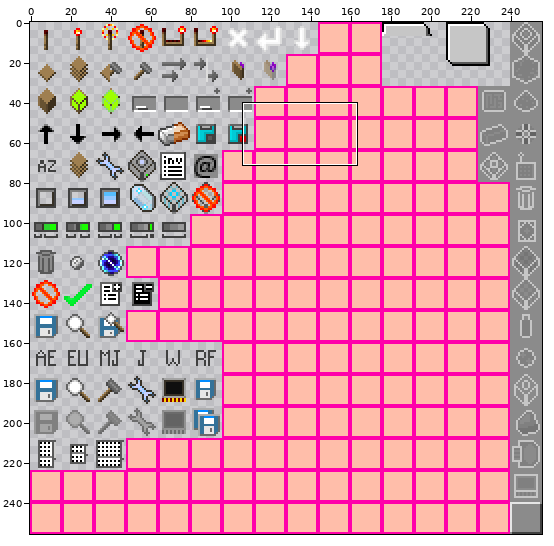
Two versions of one sprite sheet, src/main/resources/assets/appliedenergistics2/textures/guis/states.png. The first picture is a wide view before the edit; the outline marks the close-up.
Close-up. Earlier state:
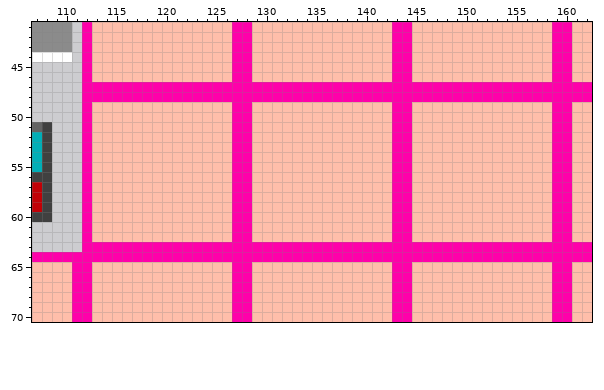
The file is 256x256 pixels. Colours within 5 levels of each other are drawn and written as one. Shown: x 107..162, y 41..70.
After the commit:
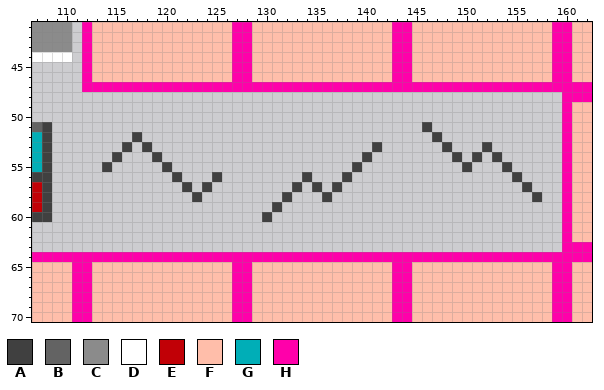
Palette (. is transparent): A #404040  B #636363  C #8b8b8b  D #ffffff  E #c10006  F #ffbeaa  G #00aeb7  H #ff00aa
The exact change:
Colour A replaces colour F in row 51 at x 146; in row 52 at x 117 and 147; in row 53 at x 116, 118, 141, 148 and 152; in row 54 at x 115, 119, 140, 149, 151 and 153; in row 55 at x 114, 120, 139, 150 and 154; in row 56 at x 121, 125, 134, 138 and 155.
Colour A replaces colour F in row 57 at x 122, 124, 133, 135, 137 and 156; in row 58 at x 123, 132, 136 and 157; in row 59 at x 131; in row 60 at x 130.
The edit erases colour F in rows 49 to 50 at x 113 to 126, 129 to 142 and 145 to 158; in row 51 at x 113 to 126, 129 to 142, 145 and 147 to 158; in row 52 at x 113 to 116, 118 to 126, 129 to 142, 145 to 146 and 148 to 158; in row 53 at x 113 to 115, 117, 119 to 126, 129 to 140, 142, 145 to 147, 149 to 151 and 153 to 158; in row 54 at x 113 to 114, 116 to 118, 120 to 126, 129 to 139, 141 to 142, 145 to 148, 150, 152 and 154 to 158; in row 55 at x 113, 115 to 119, 121 to 126, 129 to 138, 140 to 142, 145 to 149, 151 to 153 and 155 to 158.
The edit erases colour F in row 56 at x 113 to 120, 122 to 124, 126, 129 to 133, 135 to 137, 139 to 142, 145 to 154 and 156 to 158; in row 57 at x 113 to 121, 123, 125 to 126, 129 to 132, 134, 136, 138 to 142, 145 to 155 and 157 to 158; in row 58 at x 113 to 122, 124 to 126, 129 to 131, 133 to 135, 137 to 142, 145 to 156 and 158; in row 59 at x 113 to 126, 129 to 130, 132 to 142 and 145 to 158; in row 60 at x 113 to 126, 129, 131 to 142 and 145 to 158; in rows 61 to 62 at x 113 to 126, 129 to 142 and 145 to 158.
The edit erases colour H in row 48 at x 112 to 159; in rows 49 to 62 at x 112, 127 to 128, 143 to 144 and 159; in row 63 at x 112 to 159.
Where, in picture pixels (left, top, right, bottom), the same in both close-ups:
changed: (82, 92, 562, 252)
